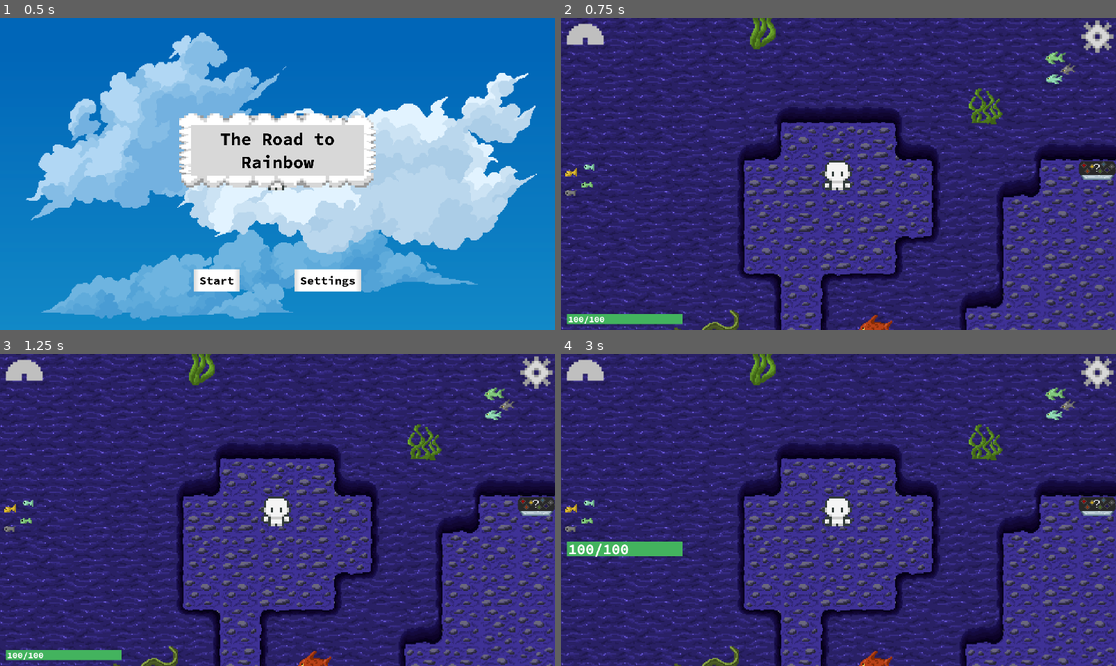
Above: before the commit, frames 1-4 (two rows, left to right).
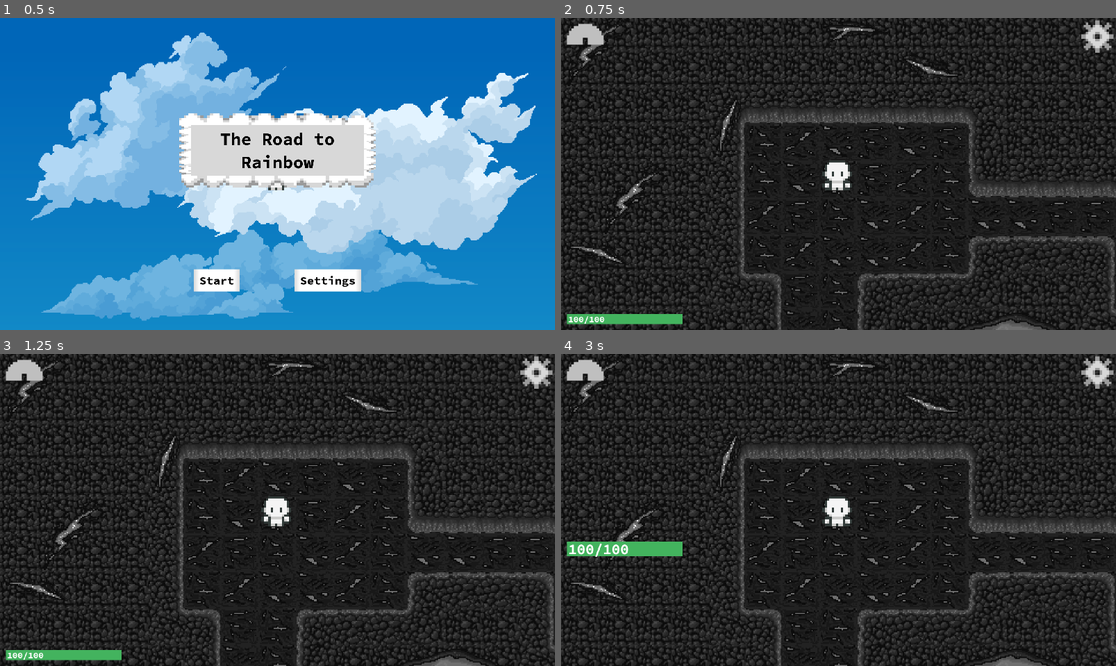
Above: after the commit, the same moments.

Repository: emkartch/ATLS_4140_Final
Game: Godot game, scene res://main.tscn
The game is run twice, just before and just after one commit, with the same random seed, the same clock (stepped at 60 frames per second) and the same inputs.
Inputs (mouse positions are in pixels of both pictures, inside the frame that each line leads up to):
- Up to frame 1 (0.5 s): no input
- Up to frame 2 (0.75 s): click "Start" at 0.5 s
- Up to frame 3 (1.25 s): no input
- Up to frame 4 (3 s): click (1099, 372) at 1.25 s; click "Large Text" at 2 s; click (583, 378) at 2.75 s

Frame 1 is identical in both runs. In frame 2, 97% of the frame differs, in the area x 0-100%, y 0-100%; in frame 3, 97%; in frame 4, 96%.

Commit message:
Fixed indigo issue

Diff:
--- a/the-road-to-rainbow/tilemaps.gd
+++ b/the-road-to-rainbow/tilemaps.gd
@@ -19,12 +19,13 @@
 	lvl_walls = [$Red/Walls, $Orange/Walls, $Yellow/Walls, $Green/Walls, $Blue/Walls, $Indigo/Walls]
 	lvl_puzz = [$Red/AccPuzz, $Orange/AccPuzz, $Yellow/AccPuzz, $Green/AccPuzz, $Blue/AccPuzz, $Indigo/AccPuzz]
 
-	#lvl = 6
 	change_tile_set()
 
 # Setting show and collisions per tile
 func set_collisions():
-	for i in range(0,5):
+	for i in range(0,6):
+
+		print(lvl_tiles[i])
 
 		if Global.game_lvl - 1 == i:
 			lvl_tiles[i].show()
@@ -37,6 +38,7 @@
 
 func change_tile_set():
 	var newTexture
+	#print(Global.game_lvl)
 
 	# pulls from arrays of file names for efficiency
 	if lvl_finished == false:
